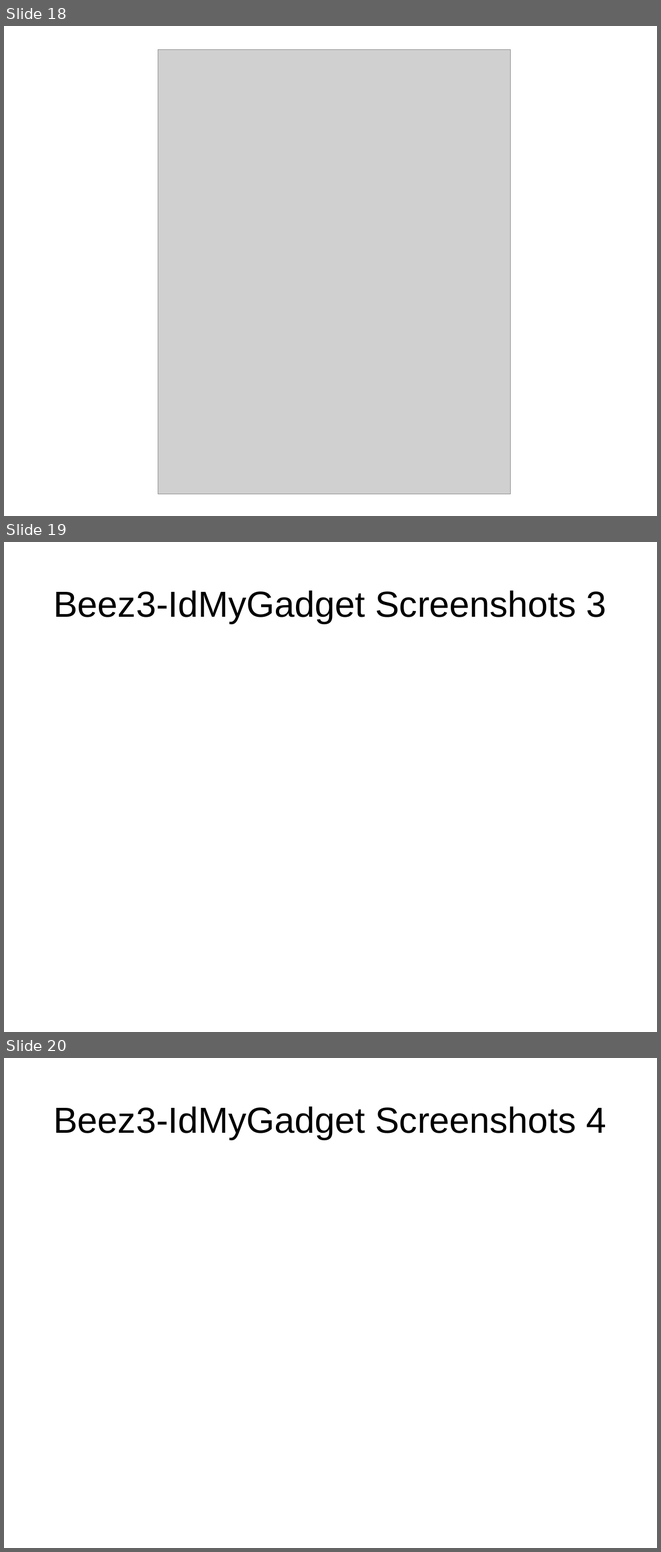
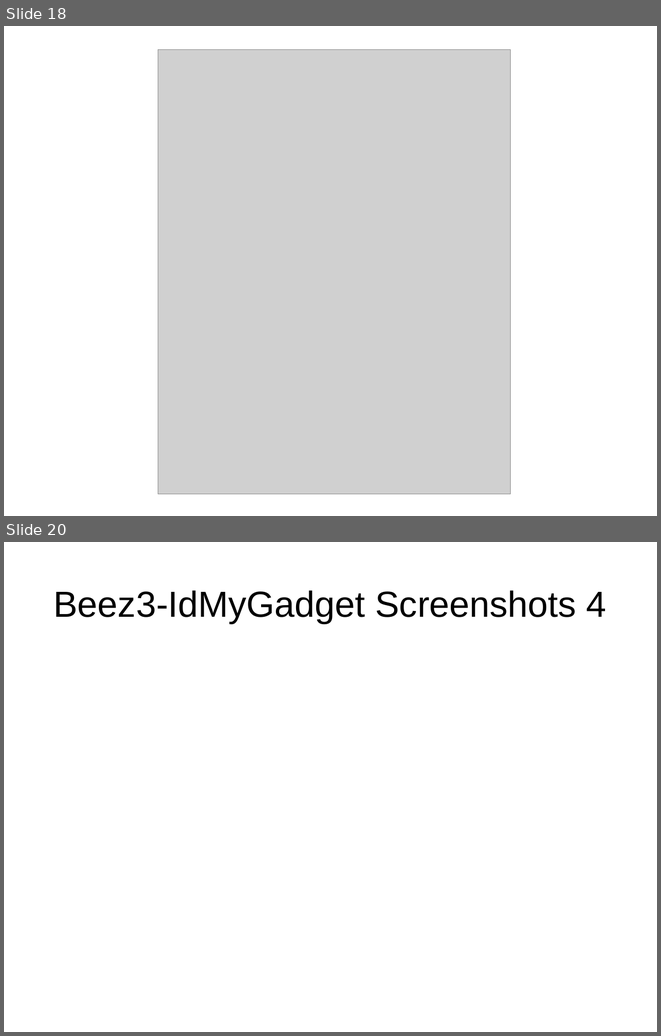
Before and after one commit to tomwhartung/jmws_accoutrements, a slide deck: presentations/2015_09-Joomla/Device_Detection-In_Protostar_and_Beez3.odp. Shown one above the other, each under a label of ours: slides 18, 19 and 20 before the commit, slides 18 and 20 after it; the slides between them are not shown. The pictures are 661x1552 and 661x1036 pixels, drawn with LibreOffice and Linux fonts; fonts in the diff are those of the drawing; grey boxes stand for pictures. Boxes give left, top, right and bottom in pixels: in the first picture for what was removed or moved away, otherwise in the second. Text is boxed around its words. In the diff, an @@ line names an element or a change of style, - is before the commit and + after.

```diff
--- a/presentations/2015_09-Joomla/Device_Detection-In_Protostar_and_Beez3.odp
+++ b/presentations/2015_09-Joomla/Device_Detection-In_Protostar_and_Beez3.odp
@@ slide 19 removed at <box>4,542,657,1032</box>, background #FFFFFF @@
@@ title removed at <box>53,590,607,623</box> @@
-Beez3-IdMyGadget Screenshots 3
```
Also in this commit, not shown: 2 slides changed, 2 slides added, 1 other slide removed, 1 other file.
